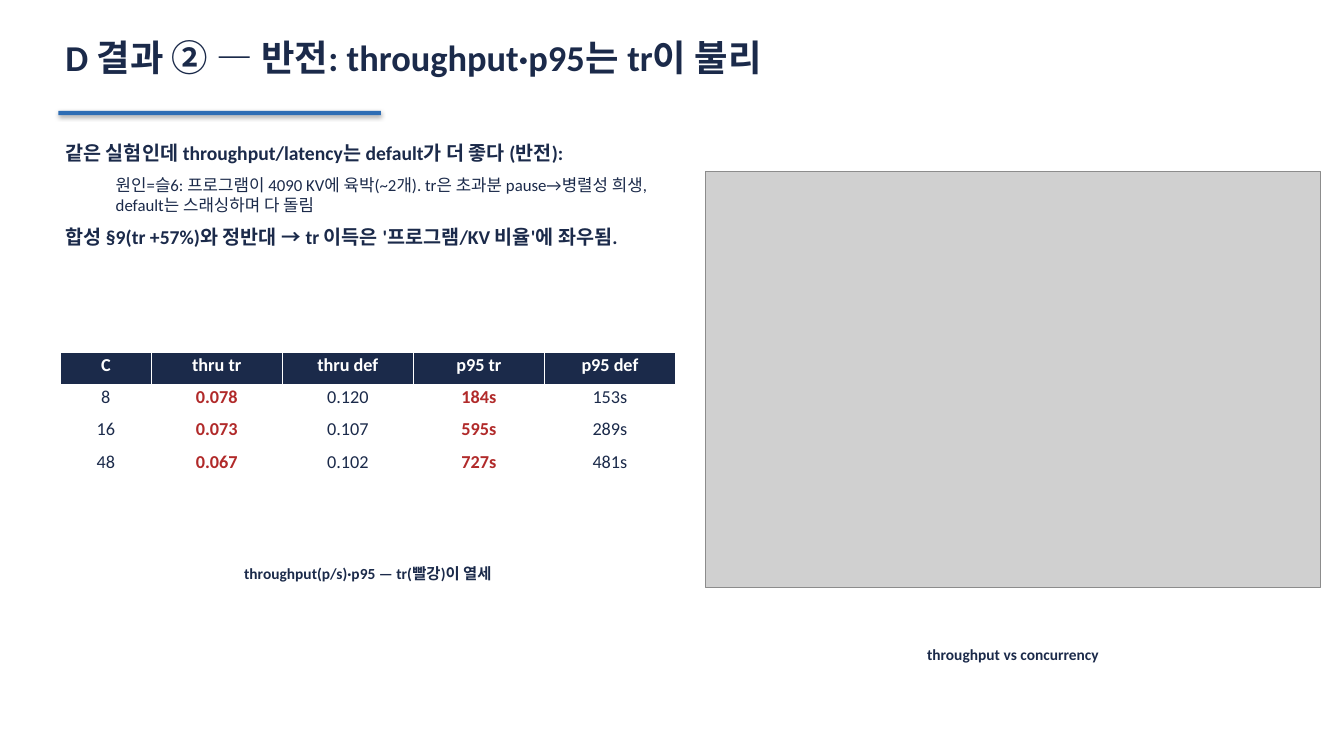
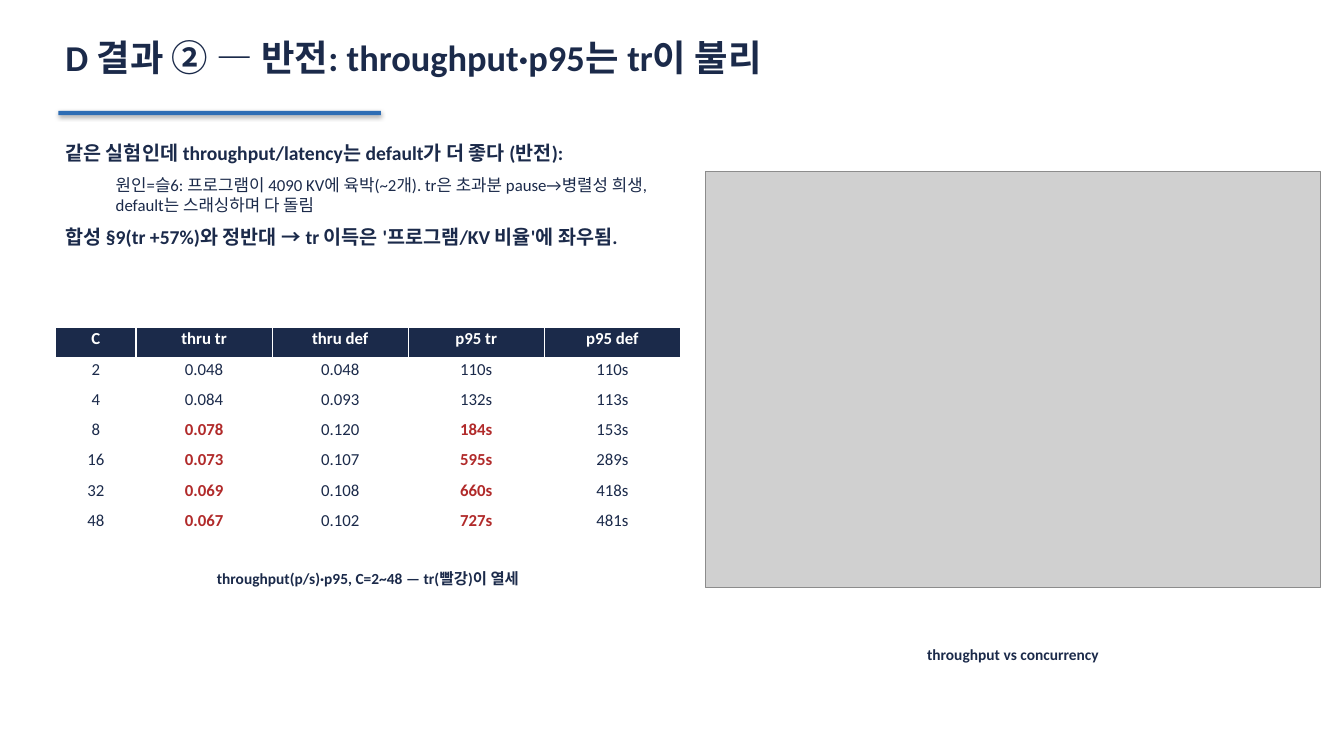
Before and after one commit to kthxo/distserving, a slide deck: slide 8 of meeting_hetero_yunuikang.pptx. Drawn at 1344x756 pixels with LibreOffice and Linux fonts; fonts in the diff are those of the drawing; grey boxes stand for pictures. Boxes give left, top, right and bottom in pixels: in the first picture for what was removed or moved away, otherwise in the second. Text is boxed around its words. In the diff, an @@ line names an element or a change of style, - is before the commit and + after.

```diff
--- a/meeting_hetero_yunuikang.pptx
+++ b/meeting_hetero_yunuikang.pptx
@@ table at [55,328,681,539] @@
+row 2: 2 | 0.048 | 0.048 | 110s | 110s
+row 3: 4 | 0.084 | 0.093 | 132s | 113s
+row 6: 32 | 0.069 | 0.108 | 660s | 418s
@@ table: place and size @@
-table at [60,353,676,482]
+table at [55,328,681,539]
@@ text at [217,571,519,587]: text changed @@
-throughput(p/s)·p95 — tr(빨강)이 열세
+throughput(p/s)·p95, C=2~48 — tr(빨강)이 열세
```
Also in this commit, not shown: 2 other slides changed, 1 other file.
